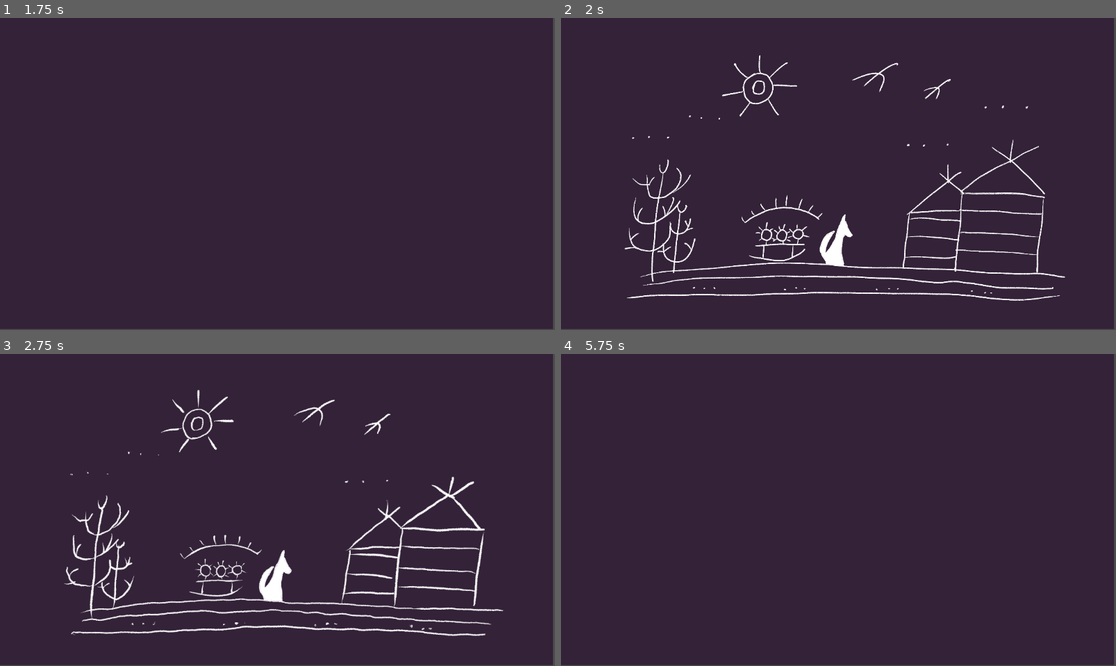
Above: before the commit, frames 1-4 (two rows, left to right).
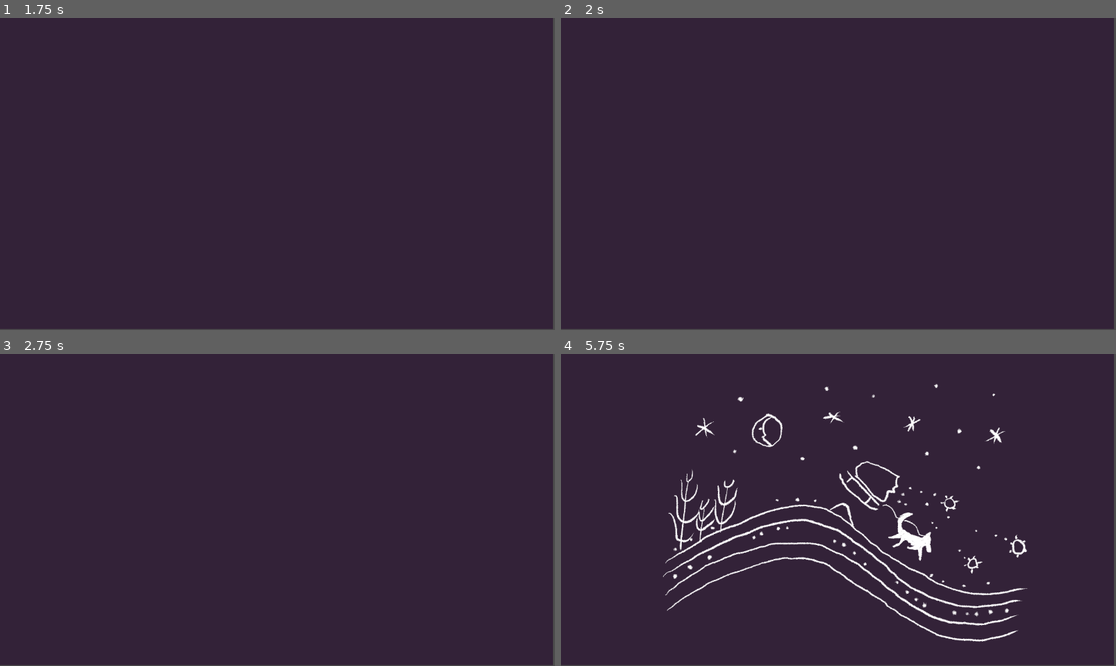
Above: after the commit, the same moments.

Repository: team-godog/NGJ2023_Godog
Game: Godot game, scene res://Scenes/IntroCutscene.tscn
The game is run twice, just before and just after one commit, with the same random seed, the same clock (stepped at 60 frames per second) and the same inputs.
Inputs:
- Up to frame 1 (1.75 s): tap Enter at 0.5 s; hold Right (move_right) 0.53-1.28 s; tap Down (decelerate) at 0.6 s; tap R (reset) at 1.25 s; hold Left (move_left) from 1.28 s (still down); tap B (woof) at 1.35 s
- Up to frame 2 (2 s): keep holding Left (move_left)
- Up to frame 3 (2.75 s): release Left (move_left) at 2.03 s; hold Right (move_right) from 2.03 s (still down); tap Down (decelerate) at 2.1 s
- Up to frame 4 (5.75 s): release Right (move_right) at 2.78 s; hold Up (accelerate) 2.78-3.53 s; tap B (woof) at 2.85, 4.35 s; hold Left (move_left) from 3.53 s (still down); tap Down (decelerate) at 3.6, 5.1 s; tap R (reset) at 5 s

Frame 1 is identical in both runs. In frame 2, 4.3% of the frame differs, in the area x 11-91%, y 11-91%; in frame 3, 5.0%; in frame 4, 4.4%.

Commit message:
Updated Mesh and intro

Diff:
--- /dev/null
+++ b/Art/Prefabs/Rock2.tscn
@@ -0,0 +1,18 @@
+[gd_scene load_steps=4 format=3 uid="uid://bt2g02g7054sf"]
+
+[ext_resource type="PhysicsMaterial" uid="uid://dxf3l8xflygws" path="res://Materials/ObjectPhysicsMat.tres" id="1_y5kxo"]
+[ext_resource type="PackedScene" uid="uid://cd5d1gxujjbq3" path="res://Art/3D Models/final meshes/Rock_3.glb" id="2_jbrfy"]
+
+[sub_resource type="SphereShape3D" id="SphereShape3D_j4g4h"]
+margin = 0.037
+radius = 0.87
+
+[node name="Node3D" type="Node3D"]
+
+[node name="StaticBody3D" type="StaticBody3D" parent="."]
+physics_material_override = ExtResource("1_y5kxo")
+
+[node name="CollisionShape3D" type="CollisionShape3D" parent="StaticBody3D"]
+shape = SubResource("SphereShape3D_j4g4h")
+
+[node name="Rock_3" parent="." instance=ExtResource("2_jbrfy")]
--- a/Art/Prefabs/tree.tscn
+++ b/Art/Prefabs/tree.tscn
@@ -21,4 +21,3 @@
 shape = SubResource("CapsuleShape3D_drra5")
 
 [node name="Tree_1" parent="." instance=ExtResource("1_g56mb")]
-transform = Transform3D(1, 0, 0, 0, 1, 0, 0, 0, 1, 0, 0, 0)
--- a/Scenes/IntroCutscene.tscn
+++ b/Scenes/IntroCutscene.tscn
@@ -11,6 +11,8 @@
 [ext_resource type="Script" path="res://Scenes/Slide2.gd" id="7_eff82"]
 [ext_resource type="Script" path="res://Scenes/Slide3.gd" id="10_ar7ji"]
 [ext_resource type="AudioStream" uid="uid://buw5037ud2p60" path="res://Sound/ForebodingWahs/Bah1.wav" id="11_ctiwb"]
+[ext_resource type="Texture2D" uid="uid://d1jtduxnaovld" path="res://Art/IntroSlides/intro1.2.png" id="11_ym48p"]
+[ext_resource type="Texture2D" uid="uid://ls6dj4biodii" path="res://Art/IntroSlides/intro1.png" id="12_i05qr"]
 [ext_resource type="AudioStream" uid="uid://bt0bsrc78r4di" path="res://Sound/ForebodingWahs/Bah2.wav" id="12_q6kxl"]
 [ext_resource type="AudioStream" uid="uid://bfpsvhaw05dh5" path="res://Sound/ForebodingWahs/Bah3.wav" id="13_6e0xa"]
 
@@ -39,7 +41,7 @@
 "times": PackedFloat32Array(0, 2, 5.1),
 "transitions": PackedFloat32Array(1, 1, 1),
 "update": 1,
-"values": [false, true, false]
+"values": [false, false, false]
 }
 tracks/2/type = "value"
 tracks/2/imported = false
@@ -50,7 +52,7 @@
 tracks/2/keys = {
 "times": PackedFloat32Array(0, 10.9, 14.4),
 "transitions": PackedFloat32Array(1, 1, 1),
-"update": 1,
+"update": 0,
 "values": [false, true, false]
 }
 tracks/3/type = "value"
@@ -125,7 +127,7 @@
 tracks/2/keys = {
 "times": PackedFloat32Array(0),
 "transitions": PackedFloat32Array(1),
-"update": 1,
+"update": 0,
 "values": [false]
 }
 tracks/3/type = "value"
@@ -213,6 +215,20 @@
 "speed": 5.0
 }]
 
+[sub_resource type="SpriteFrames" id="SpriteFrames_im2fu"]
+animations = [{
+"frames": [{
+"duration": 1.0,
+"texture": ExtResource("11_ym48p")
+}, {
+"duration": 1.0,
+"texture": ExtResource("12_i05qr")
+}],
+"loop": true,
+"name": &"default",
+"speed": 5.0
+}]
+
 [node name="IntroCutscene" type="Node2D"]
 script = ExtResource("1_vf384")
 
@@ -244,12 +260,18 @@
 
 [node name="Slide3" type="AnimatedSprite2D" parent="AnimationPlayer"]
 visible = false
-position = Vector2(551, 332)
+position = Vector2(571, 329)
 scale = Vector2(0.321906, 0.321906)
 sprite_frames = SubResource("SpriteFrames_c7t2v")
-frame = 1
 frame_progress = 0.119841
 script = ExtResource("10_ar7ji")
+
+[node name="Page1" type="AnimatedSprite2D" parent="AnimationPlayer"]
+visible = false
+position = Vector2(591, 319)
+scale = Vector2(0.322, 0.322)
+sprite_frames = SubResource("SpriteFrames_im2fu")
+frame_progress = 0.332906
 
 [node name="ColorRect2" type="ColorRect" parent="AnimationPlayer"]
 visible = false
Not shown, added: Art/IntroSlides/Intro1F.png.import
Not shown, added: Art/IntroSlides/Intro2F.png.import
Not shown, added: Art/IntroSlides/Intro3F.png.import
Binary file added: Art/IntroSlides/intro1.2.png
Not shown, added: Art/IntroSlides/intro1.2.png.import
Binary file added: Art/IntroSlides/intro1.png
Not shown, added: Art/IntroSlides/intro1.png.import
Binary file added: Art/IntroSlides/page2.png
Not shown, added: Art/IntroSlides/page2.png.import
Not shown: 1 places in Scenes/IntroCutscene.tscn that only renumber resources
Not shown, added: Art/IntroSlides/Intro3F.png.tmp
Not shown, added: Art/IntroSlides/Slide1
(and 1 more such lines)
